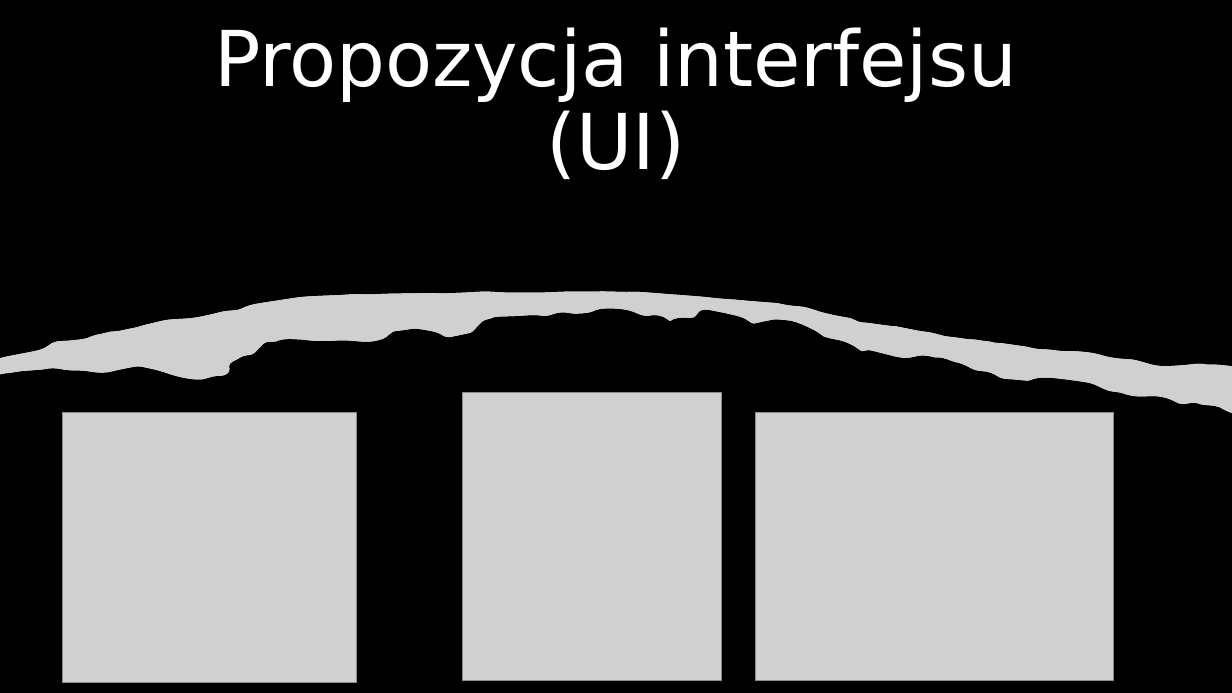
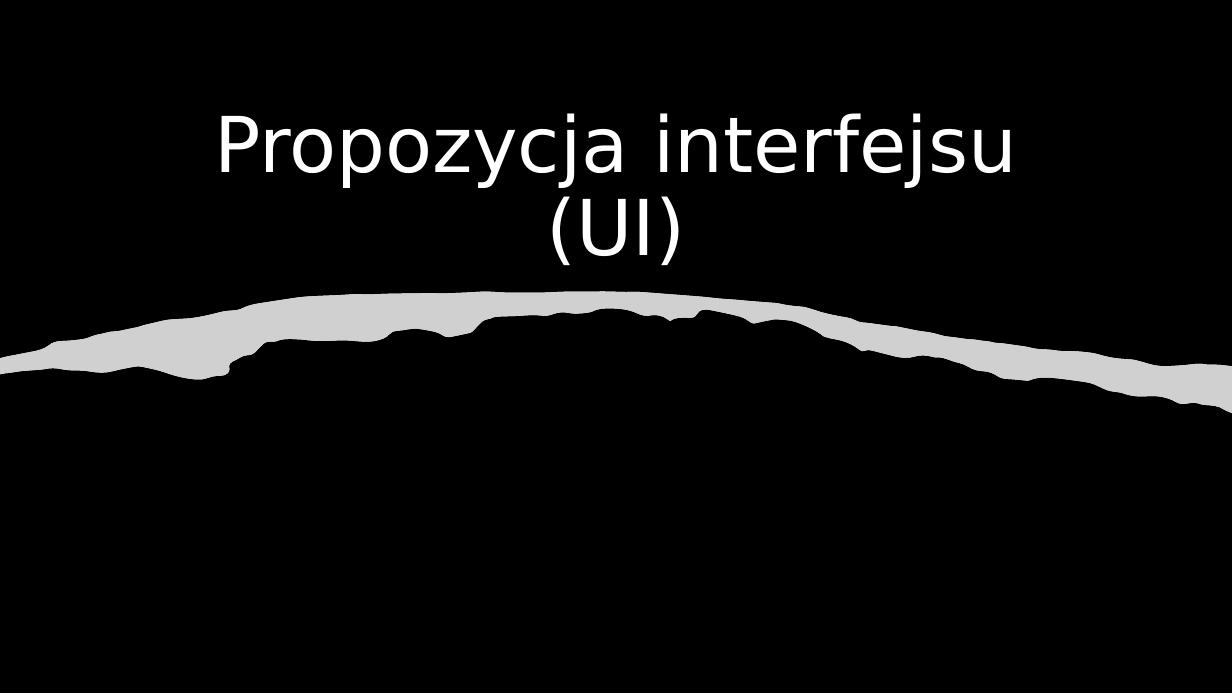
Before and after one commit to jonatanalimowski/io_projekt, a slide deck: slide 4 of IO-Projekt.pptx (slide 6 before the commit). Drawn at 1232x693 pixels with LibreOffice and Linux fonts; fonts in the diff are those of the drawing; grey boxes stand for pictures. Boxes give left, top, right and bottom in pixels: in the first picture for what was removed or moved away, otherwise in the second. Text is boxed around its words. In the diff, an @@ line names an element or a change of style, - is before the commit and + after.

```diff
--- a/IO-Projekt.pptx
+++ b/IO-Projekt.pptx
@@ title "Propozycja interfejsu (UI)": place and size @@
-title "Propozycja interfejsu (UI)" at bbox=[214, 27, 1017, 179]
+title "Propozycja interfejsu (UI)" at bbox=[214, 113, 1017, 265]
@@ picture removed at bbox=[63, 413, 357, 682] @@
@@ picture removed at bbox=[462, 393, 722, 681] @@
@@ picture removed at bbox=[755, 413, 1114, 681] @@
```
Also in this commit, not shown: 6 other slides changed, 3 slides added, 4 slides removed, 1 other file.
